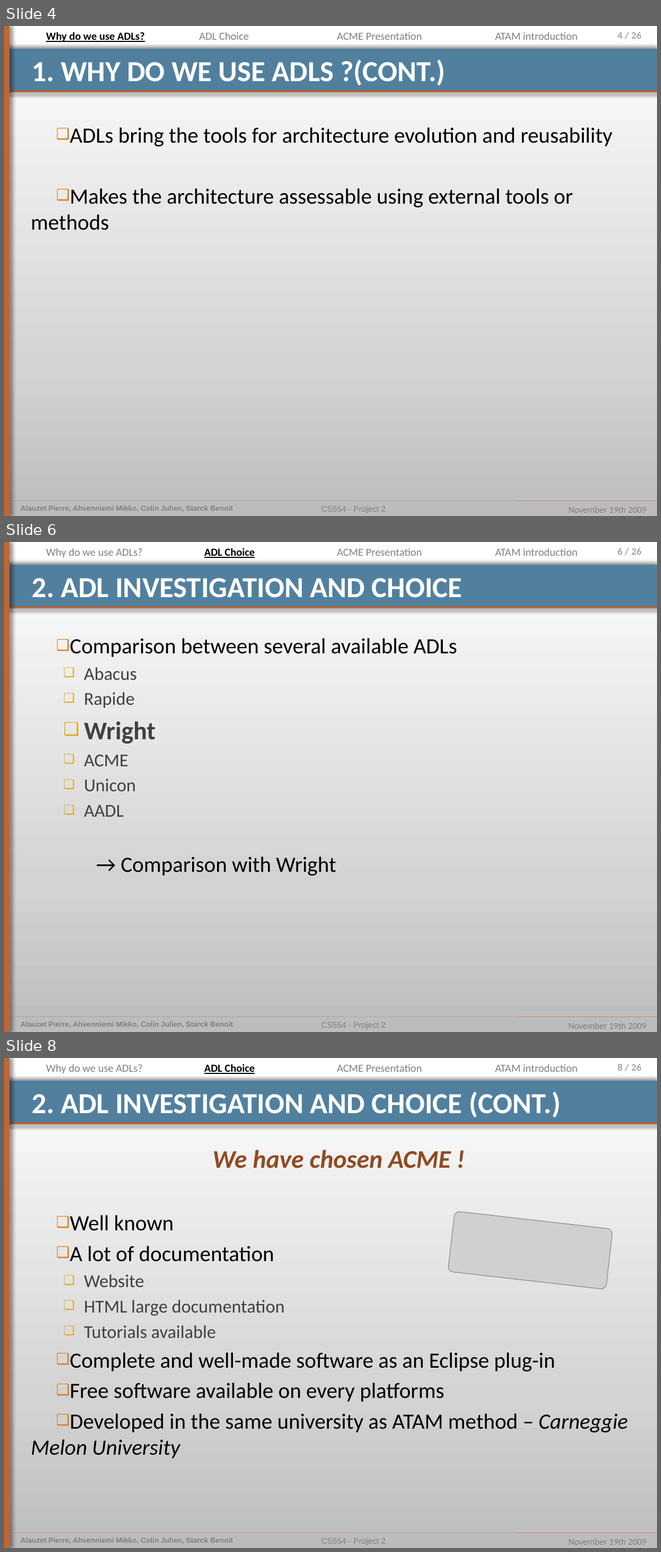
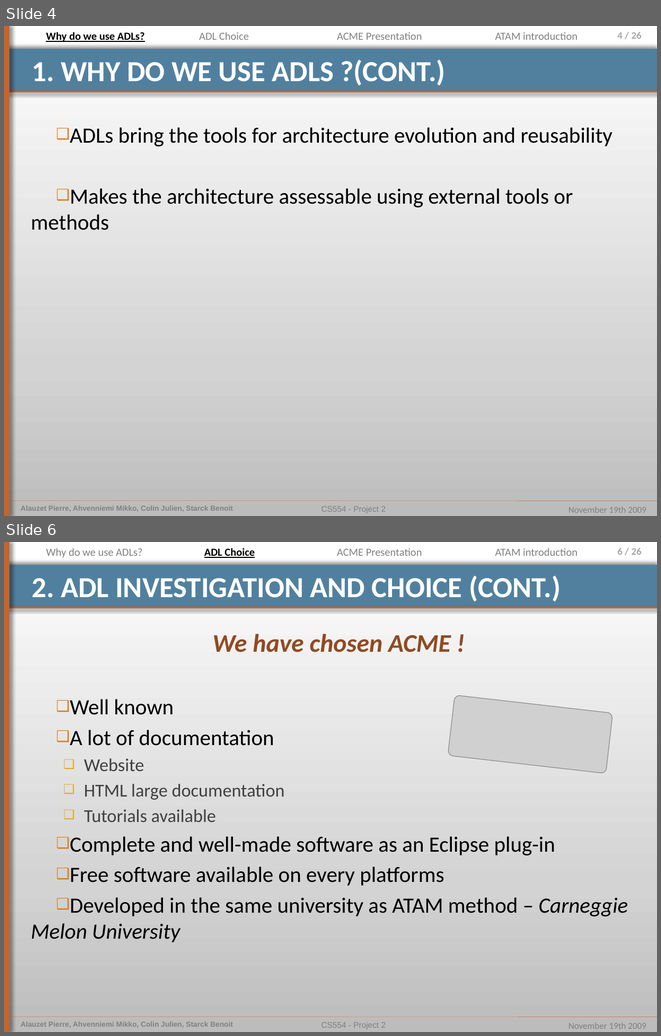
Before and after one commit to pierrealauzet/euroteam, a slide deck: Project 2/Part2/CS554_EuroTeam_Project2_OP5.pptx. Shown one above the other, each under a label of ours: slides 4, 6 and 8 before the commit, slides 4 and 6 after it; the slides between them are not shown. The pictures are 661x1552 and 661x1036 pixels, drawn with LibreOffice and Linux fonts; fonts in the diff are those of the drawing; grey boxes stand for pictures. Boxes give left, top, right and bottom in pixels: in the first picture for what was removed or moved away, otherwise in the second. Text is boxed around its words. In the diff, an @@ line names an element or a change of style, - is before the commit and + after.

```diff
--- a/Project 2/Part2/CS554_EuroTeam_Project2_OP5.pptx
+++ b/Project 2/Part2/CS554_EuroTeam_Project2_OP5.pptx
@@ slide 6 removed at (x1=4, y1=542, x2=657, y2=1032), background gradient #BDBDBD to #D3D3D3 to #FFFFFF; not listed: 9 template elements that a slide beside it also shows @@
@@ text removed at (x1=46, y1=548, x2=143, y2=557) @@
-Why do we use ADLs?
@@ text removed at (x1=204, y1=548, x2=255, y2=558) @@
-ADL Choice
@@ text removed at (x1=337, y1=548, x2=422, y2=556) @@
-ACME Presentation
@@ text removed at (x1=495, y1=548, x2=577, y2=556) @@
-ATAM introduction
@@ title removed at (x1=32, y1=578, x2=462, y2=598) @@
-2. ADL INVESTIGATION AND CHOICE
@@ text removed at (x1=70, y1=638, x2=457, y2=875) @@
-❑ Comparison between several available ADLs
-  ❑ Abacus
-  ❑ Rapide
-  ❑ Wright
-  ❑ ACME
-  ❑ Unicon
-  ❑ AADL
-    → Comparison with Wright
@@ what was slide 8 is now slide 6 @@
@@ page number at (x1=617, y1=548, x2=642, y2=555): text changed @@
-8 / 26
+6 / 26
```
Also in this commit, not shown: 2 slides changed, 1 slide added, 1 other slide removed.
